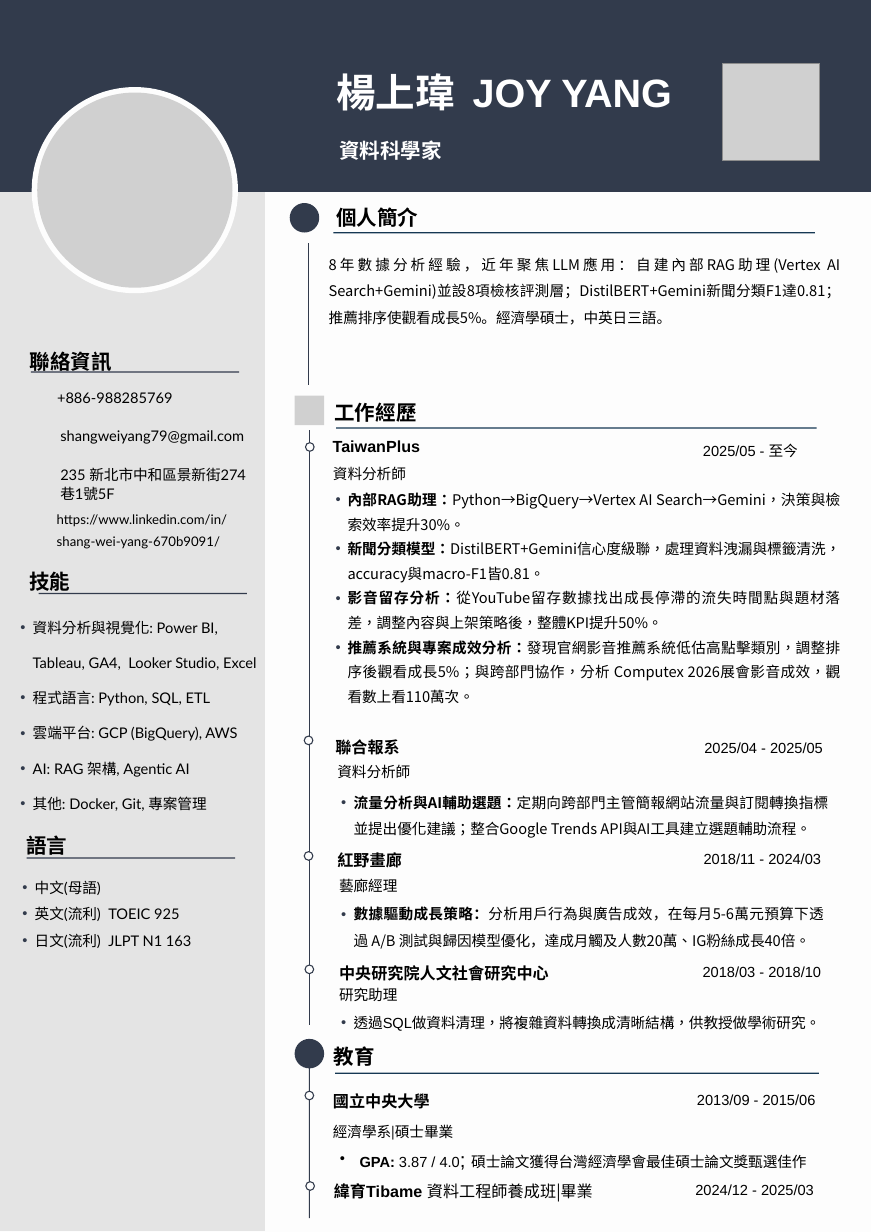
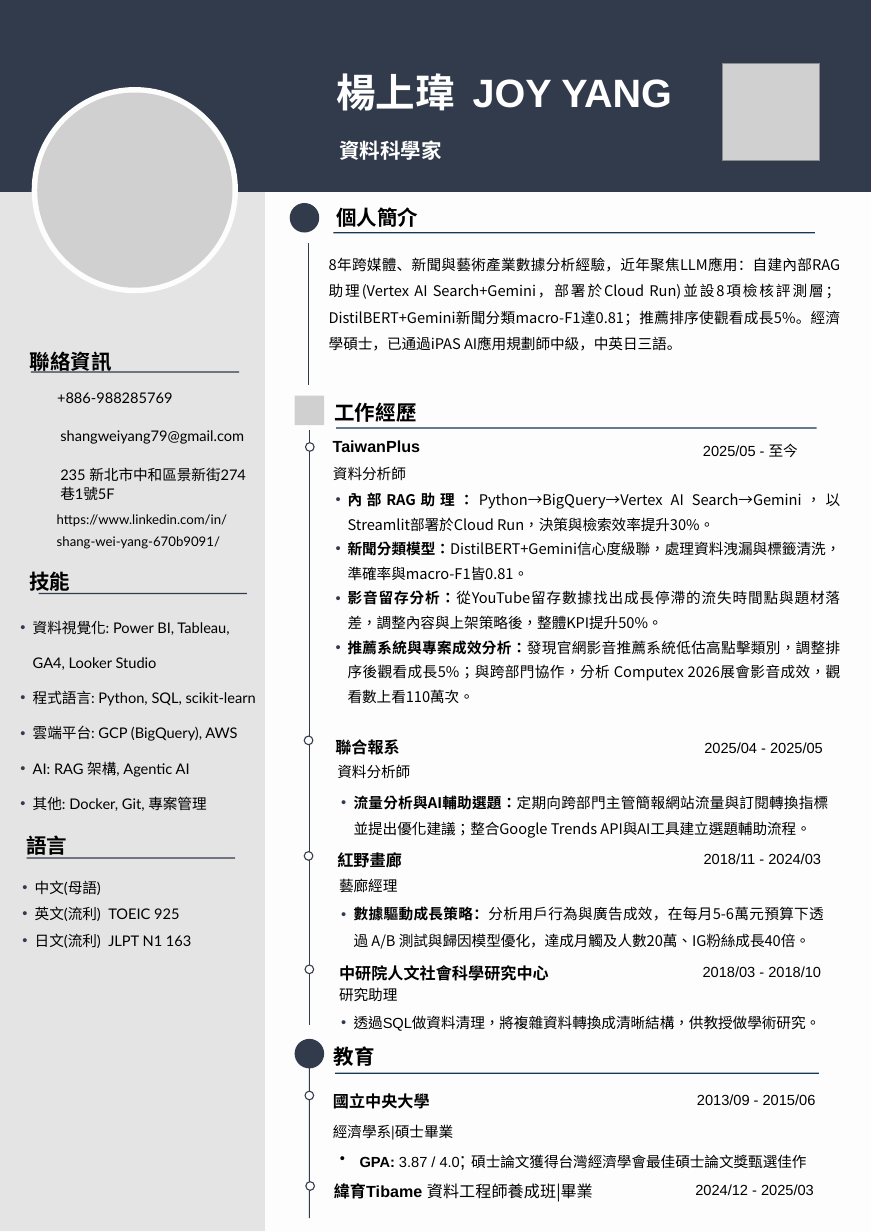
Before and after one commit to shangweiyang79/job-hunt, a slide deck: slide 1 of applications/2026-10-13_華碩電腦_Data-Scientist-AI/中文履歷_楊上瑋_華碩.pptx. Drawn at 871x1232 pixels with LibreOffice and Linux fonts; fonts in the diff are those of the drawing; grey boxes stand for pictures; background and template pictures are left out. Boxes give left, top, right and bottom in pixels: in the first picture for what was removed or moved away, otherwise in the second. Text is boxed around its words. In the diff, an @@ line names an element or a change of style, - is before the commit and + after.

```diff
--- a/applications/2026-10-13_華碩電腦_Data-Scientist-AI/中文履歷_楊上瑋_華碩.pptx
+++ b/applications/2026-10-13_華碩電腦_Data-Scientist-AI/中文履歷_楊上瑋_華碩.pptx
@@ text at (329, 257, 841, 351): text changed @@
-8年數據分析經驗，近年聚焦LLM應用：自建內部RAG助理(Vertex AI Search+Gemini)並設8項檢核評測層；DistilBERT+Gemini新聞分類F1達0.81；推薦排序使觀看成長5%。經濟學碩士，中英日三語。
+8年跨媒體、新聞與藝術產業數據分析經驗，近年聚焦LLM應用：自建內部RAG助理(Vertex AI Search+Gemini，部署於Cloud Run)並設8項檢核評測層；DistilBERT+Gemini新聞分類macro-F1達0.81；推薦排序使觀看成長5%。經濟學碩士，已通過iPAS AI應用規劃師中級，中英日三語。
@@ text at (348, 491, 841, 581): text changed @@
-  • 內部RAG助理：Python→BigQuery→Vertex AI Search→Gemini，決策與檢索效率提升30%。
-  • 新聞分類模型：DistilBERT+Gemini信心度級聯，處理資料洩漏與標籤清洗，accuracy與macro-F1皆0.81。
+  • 內部RAG助理：Python→BigQuery→Vertex AI Search→Gemini，以Streamlit部署於Cloud Run，決策與檢索效率提升30%。
+  • 新聞分類模型：DistilBERT+Gemini信心度級聯，處理資料洩漏與標籤清洗，準確率與macro-F1皆0.81。
@@ text at (33, 620, 256, 706): text changed @@
-  • 資料分析與視覺化: Power BI, Tableau, GA4, Looker Studio, Excel
-  • 程式語言: Python, SQL, ETL
+  • 資料視覺化: Power BI, Tableau, GA4, Looker Studio
+  • 程式語言: Python, SQL, scikit-learn
@@ text at (339, 965, 549, 981): text changed @@
-中央研究院人文社會研究中心
+中研院人文社會科學研究中心
```
Also in this commit, not shown: 20 other files.
